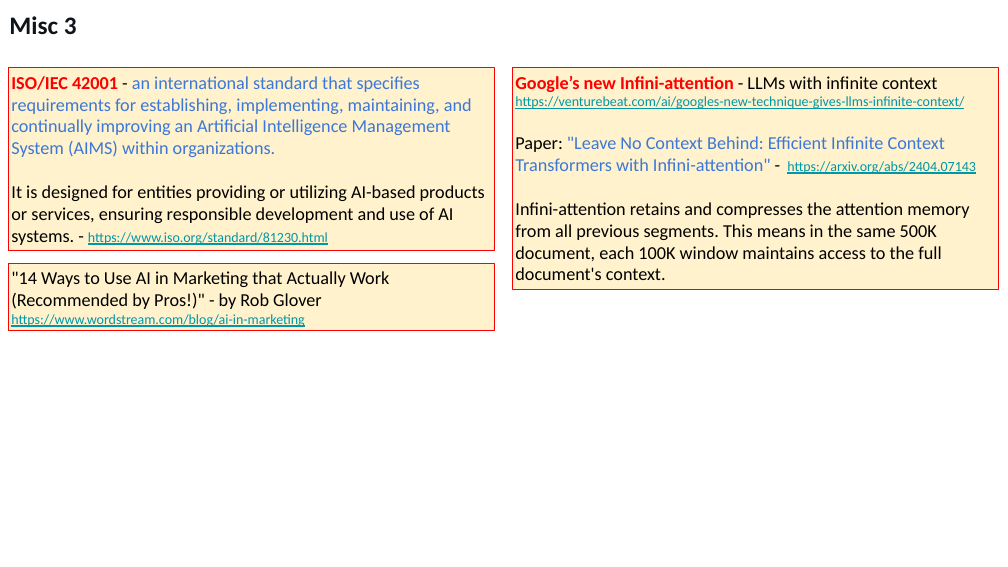
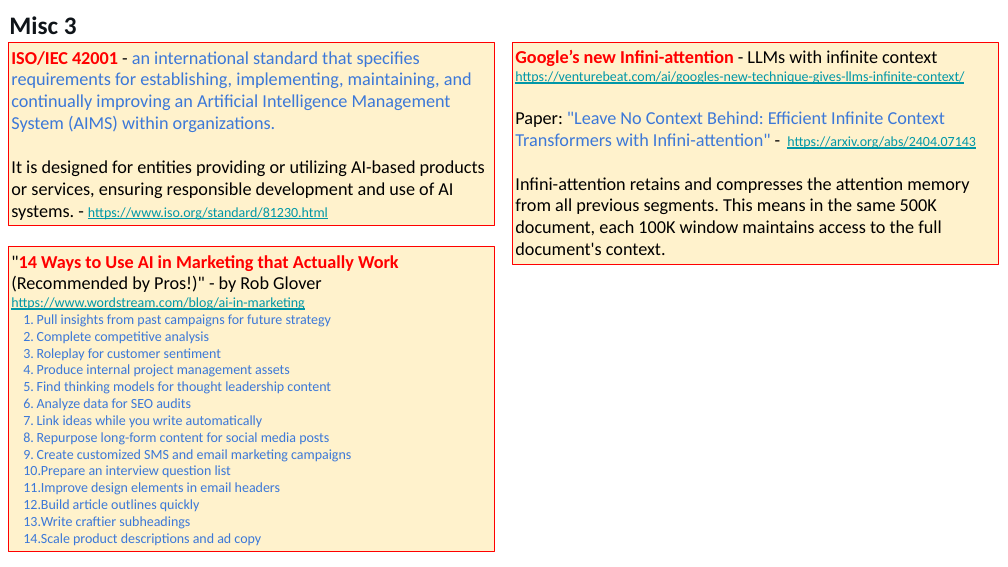
Before and after one commit to lselector/seminar, a slide deck: slide 11 of 2024/2024-04-19-AI-Updates.pptx (slide 13 before the commit). Drawn at 1008x567 pixels with LibreOffice and Linux fonts; fonts in the diff are those of the drawing. Boxes give left, top, right and bottom in pixels: in the first picture for what was removed or moved away, otherwise in the second. Text is boxed around its words. In the diff, an @@ line names an element or a change of style, - is before the commit and + after.

Commit message:
update

```diff
--- a/2024/2024-04-19-AI-Updates.pptx
+++ b/2024/2024-04-19-AI-Updates.pptx
@@ rectangle "ISO/IEC 42001 - an international ...": place and size @@
-rectangle "ISO/IEC 42001 - an international ..." at (8,68,494,250)
+rectangle "ISO/IEC 42001 - an international ..." at (8,42,494,225)
@@ rectangle "Google’s new Infini-attention - LLMs ...": place and size @@
-rectangle "Google’s new Infini-attention - LLMs ..." at (512,68,998,289)
+rectangle "Google’s new Infini-attention - LLMs ..." at (512,42,998,264)
@@ rectangle removed at (8,264,494,332) @@
-"14 Ways to Use AI in Marketing that Actually Work (Recommended by Pros!)" - by Rob Glover
-https://www.wordstream.com/blog/ai-in-marketing
@@ rectangle added at (8,247,494,551), fill #FFF2CC, outline #FF0000 0.75 pt, 10 pt, text #3C78D8 @@
+"14 Ways to Use AI in Marketing that Actually Work (Recommended by Pros!)" - by Rob Glover
+https://www.wordstream.com/blog/ai-in-marketing
+1. Pull insights from past campaigns for future strategy
+2. Complete competitive analysis
+3. Roleplay for customer sentiment
+4. Produce internal project management assets
+5. Find thinking models for thought leadership content
+6. Analyze data for SEO audits
+7. Link ideas while you write automatically
+8. Repurpose long-form content for social media posts
+9. Create customized SMS and email marketing campaigns
+10. Prepare an interview question list
+11. Improve design elements in email headers
+12. Build article outlines quickly
+13. Write craftier subheadings
+14. Scale product descriptions and ad copy
```
Also in this commit, not shown: 14 other slides changed.
